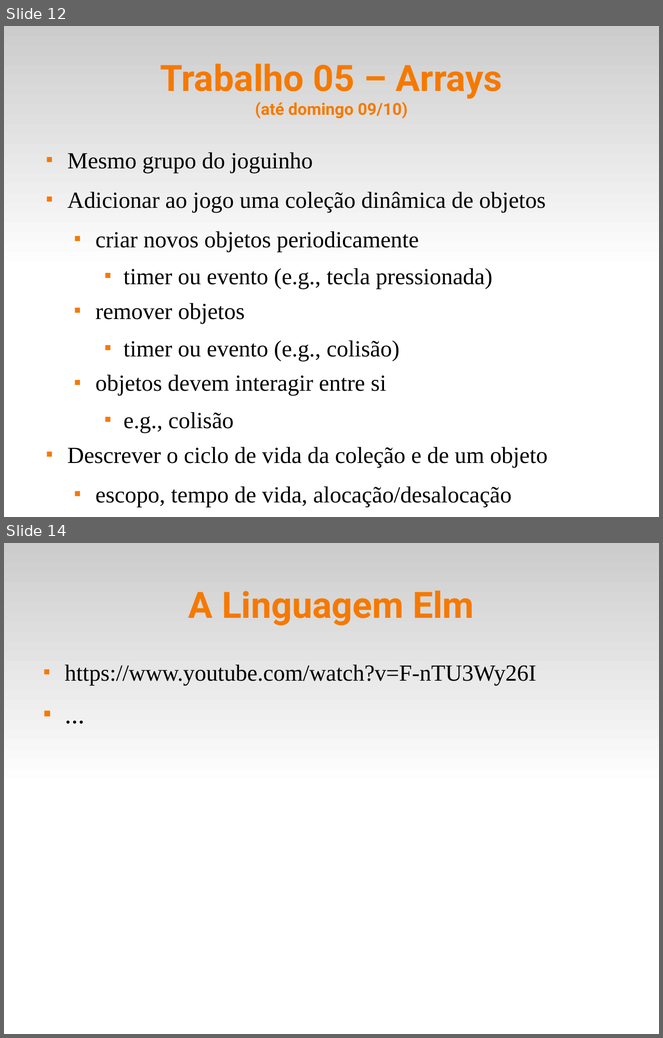
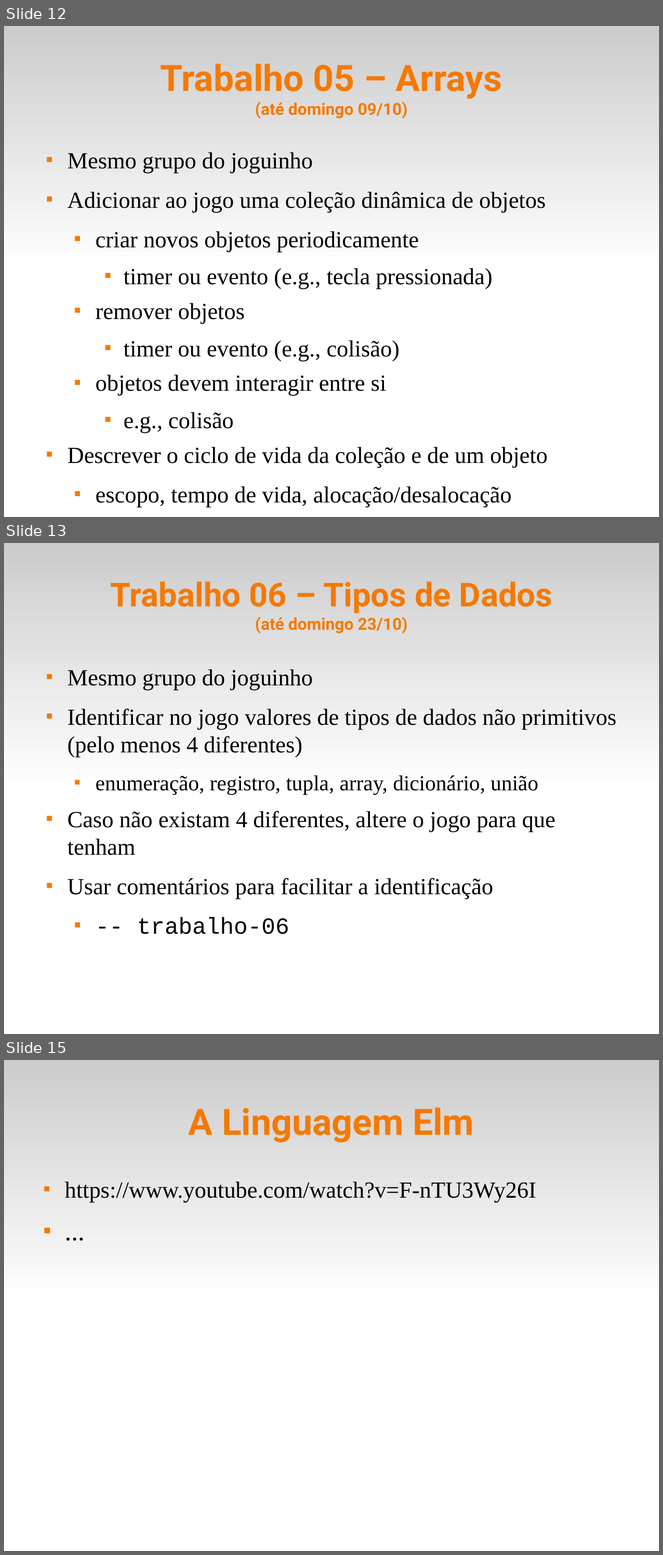
Before and after one commit to fsantanna-uerj/EDL, a slide deck: slides/edl-00.odp. Shown one above the other, each under a label of ours: slides 12 and 14 before the commit, slides 12, 13 and 15 after it; the slides between them are not shown. The pictures are 663x1038 and 663x1555 pixels, drawn with LibreOffice and Linux fonts; fonts in the diff are those of the drawing. Boxes give left, top, right and bottom in pixels: in the first picture for what was removed or moved away, otherwise in the second. Text is boxed around its words. In the diff, an @@ line names an element or a change of style, - is before the commit and + after.

```diff
--- a/slides/edl-00.odp
+++ b/slides/edl-00.odp
@@ slide 13 added at bbox=[4, 543, 659, 1034], background #FFFFFF; not listed: 1 template element that a slide beside it also shows @@
@@ title added at bbox=[110, 581, 553, 633], 40 pt, text #F57900, bold @@
+Trabalho 06 – Tipos de Dados
+(até domingo 23/10)
@@ text added at bbox=[67, 669, 617, 935], 28 pt, text #000000 @@
+■ Mesmo grupo do joguinho
+■ Identificar no jogo valores de tipos de dados não primitivos (pelo menos 4 diferentes)
+  ■ enumeração, registro, tupla, array, dicionário, união
+■ Caso não existam 4 diferentes, altere o jogo para que tenham
+■ Usar comentários para facilitar a identificação
+  ■ -- trabalho-06
@@ what was slide 14 is now slide 15 @@
```
Also in this commit, not shown: 1 slide changed, 1 other file.
